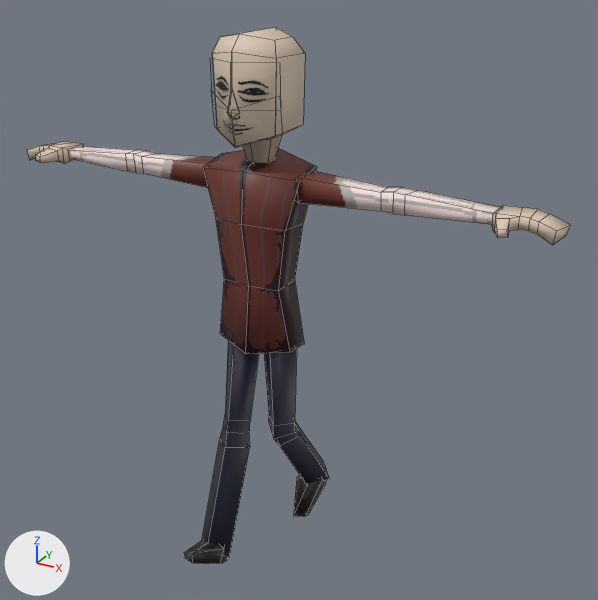
A saved change to the Blender file models/mercenary/mercenary.blend.
Before and after are seen from a camera (50 mm lens) standing at (1.274, -2.066, 1.983) and looking at (0.103, 0.063, 0.918). Lighting does not change. The marker at lower left points along +X, +Y and +Z. Both versions are drawn at frame 30 of the action 'walk_ff'; the numbers are the values there. Mesh edges are drawn as thin lines.

Objects in the first picture: 'hands', 'head_mesh', 'legs', 'torso'.
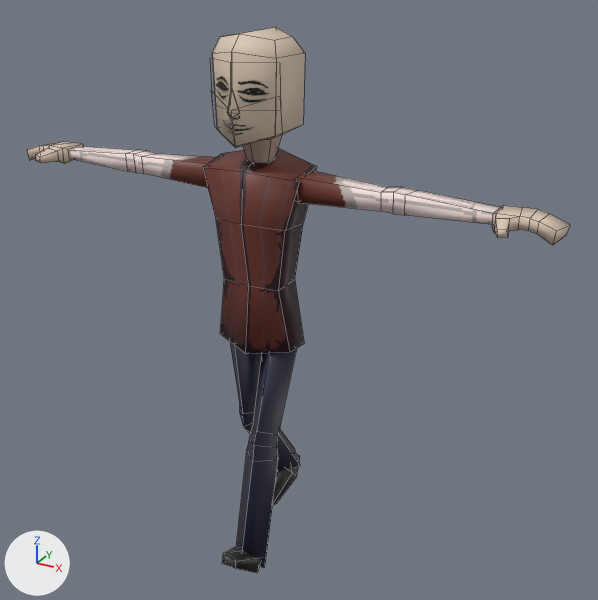
Pixel boxes [x1, y1, x2, y2] of what changed, in the pictures (598 x 600 px):
'legs', posed (46% narrower)
    before: [184, 340, 329, 564]
    after: [222, 342, 300, 573]

The edits, one by one:
Bone 'l_leg_ik_e' (bone_l_leg_ik_e) moves from (0.094, 0.25, 0.0) to (0.035, -0.221, 0.0).
Bone 'l_leg_ik_e' (bone_l_leg_ik_e) turns from (0, 0, -40) to (0, 0, 41) degrees about its own x, y and z.
Bone 'r_leg_ik_e' (bone_r_leg_ik_e) moves from (-0.028, -0.232, 0.0) to (-0.096, 0.267, 0.0).
Bone 'r_leg_ik_e' (bone_r_leg_ik_e) turns from (0, 0, -33) to (0, 0, 40) degrees about its own x, y and z.
